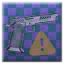
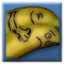
Before/after of a 64×64 layered artwork. What changed in the layer stack:
hid group "no_icon" (2 layers) over [4,11,59,56]
added group "snuggle_struggle" with 1 layers above "boom body" over [5,6,60,59]
added layer "Ebene 54" in group "snuggle_struggle" over [5,6,60,59]
hid "missing texture" over [1,1,64,64]
